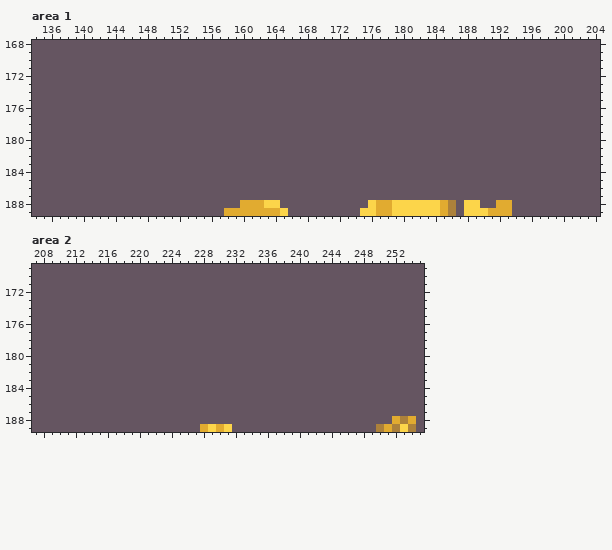
Pixel-art file -- Assets/AngeliA Game/Artwork/Misc/Item.ase. Above: the version before the commit.
256x256 pixels, 1 frame. Colours within 5 levels of each other are drawn and written as one. Shown: area 1: x 134..204, y 168..189; area 2: x 207..255, y 169..189. The commit also changed other parts of the picture, which this record leaves out.
Once edited:
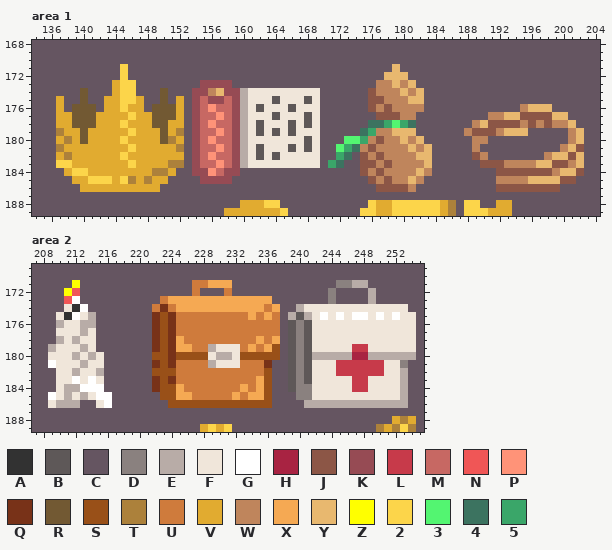
Palette (. is transparent): A #323232  B #5e5858  C #655561  D #8a817f  E #b8aca7  F #f0e6da  G #ffffff  H #a82342  J #8c5646  K #964b54  L #c73a4a  M #c76863  N #f05656  P #ff9378  Q #783218  R #725933  S #995018  T #ac813b  U #cf7b3c  V #e1ab30  W #bf855c  X #f5a953  Y #e8b86f  Z #ffff00  2 #fcd54a  3 #53f571  4 #3c7360  5 #3aa669
Changes in this commit:
Area 1, layer "@Meta #z=35":
y 171: x 145 C -> 2; x 179 C -> Y
y 172: x 145 C -> 2; x 178..180 CCC -> YYY
y 173: x 144..146 CCC -> V22; x 155..158 CCCC -> KKKK; x 177..181 CCCCC -> WWYWY
y 174: x 140 C -> R; x 144..146 CCC -> V22; x 150 C -> R; x 154..169 CCCCCCCCCCCCCCCC -> KKWYKKEFFFFFFFFF; x 176..182 CCCCCCC -> JWWWYWY
y 175: x 137 C -> V; x 140 C -> R; x 143..147 CCCCC -> VV22V; x 150 C -> R; x 152 C -> V; x 154..169 CCCCCCCCCCCCCCCC -> KMKKMKEFFFBFFFBF; x 176..182 CCCCCCC -> JJWWWYY
y 176: x 137 C -> V; x 139..141 CCC -> RRR; x 143..147 CCCCC -> VV2VV; x 149..152 CCCC -> RRRV; x 154..169 CCCCCCCCCCCCCCCC -> KMPMMKEFBFFFBFFF; x 176..182 CCCCCCC -> JWJWWWW; x 195..198 CCCC -> WYYY
y 177: x 137..152 CCCCCCCCCCCCCCCC -> VVRRRVVVV2VVRRRV; x 154..169 CCCCCCCCCCCCCCCC -> KMMPMKEFFFBFFFBF; x 177..181 CCCCC -> JJJWW; x 191..200 CCCCCCCCCC -> WWYYJJJJYY
y 178: x 137..152 CCCCCCCCCCCCCCCC -> VVRRRVVV2VVVRRVV; x 154..169 CCCCCCCCCCCCCCCC -> KMPMMKEFBFFFBFBF; x 176..181 CCCCCC -> 445354; x 189..201 CCCCCCCCCCCCC -> WYJJJJWJWJWWY
y 179: x 137..152 CCCCCCCCCCCCCCCC -> TVVRVVVVV2VVVRVT; x 154..169 CCCCCCCCCCCCCCCC -> KMMPMKEFBFBFBFFF; x 175..181 CCCCCCC -> 45WWYYY; x 188..195 CCCCCCCC -> WJJJWYYY; x 201..202 CC -> WY
y 180: x 137..152 CCCCCCCCCCCCCCCC -> VTVRVVVV2VVVVRTV; x 154..169 CCCCCCCCCCCCCCCC -> KMPMMKEFFFFFFFBF; x 173..182 CCCCCCCCCC -> 335WJWWYWY; x 189..190 CC -> WW; x 201..202 CC -> WY
y 181: x 137..152 CCCCCCCCCCCCCCCC -> TVVVVVVVV2VVVVVT; x 154..169 CCCCCCCCCCCCCCCC -> KMMPMKEFBFFFBFBF; x 172..183 CCCCCCCCCCCC -> 354WJWWWWYWY; x 189 C -> W; x 200..202 CCC -> WYJ
y 182: x 137..152 CCCCCCCCCCCCCCCC -> VTVVVVVV2VVVVVVV; x 154..169 CCCCCCCCCCCCCCCC -> KMPMMKEFBFBFFFFF; x 172..173 CC -> 54; x 175..183 CCCCCCCCC -> JWJWWWWYY; x 189..190 CC -> JW; x 198..202 CCCCC -> WYYJY
y 183: x 137..152 CCCCCCCCCCCCCCCC -> 22VVVVVVV2VVVVTT; x 154..169 CCCCCCCCCCCCCCCC -> KMMPMKEFFFFFFFFF; x 171..172 CC -> 54; x 175..183 CCCCCCCCC -> JJWJWWWWY; x 190..202 CCCCCCCCCCCCC -> JJJWWWWYYJJWY
y 184: x 138..151 CCCCCCCCCCCCCC -> V22VVVVVVVVTTV; x 154..159 CCCCCC -> KKPMKK; x 175..183 CCCCCCCCC -> JWJWWWWYW; x 192..202 CCCCCCCCCCC -> JJJJJJJWYYJ
y 185: x 139..150 CCCCCCCCCCCC -> VV222V2TVTVV; x 155..158 CCCC -> KKKK; x 176..182 CCCCCCC -> JWJWWYW; x 192..201 CCCCCCCCCC -> WWWWYYYYJJ
y 186: x 140..149 CCCCCCCCCC -> VVVVVVVVVV; x 177..181 CCCCC -> JJJJW; x 192..199 CCCCCCCC -> JJJJJJJJ
Area 2, layer "@Meta #z=35":
y 171: x 212 C -> Z; x 227..231 CCCCC -> UUXXX; x 245..248 CCCC -> DDEE
y 172: x 211..212 CC -> ZN; x 227 C -> U; x 231 C -> U; x 244 C -> D; x 249 C -> E
y 173: x 211..212 CC -> NG; x 223..236 CCCCCCCCCCCCCC -> UXXXXXXXXXXXXX; x 244 C -> D; x 249 C -> E
y 174: x 211..213 CCC -> FAG; x 222..237 CCCCCCCCCCCCCCCC -> UQUXXXXXXXXXXXUX; x 240..253 CCCCCCCCCCCCCC -> EFFFFFFFFFFFFF
y 175: x 210..214 CCCCC -> FAGFE; x 222..237 CCCCCCCCCCCCCCCC -> QSQUUUUUUUUUXUXU; x 239..254 CCCCCCCCCCCCCCCC -> EBEFGFGFGGFGFGFF
y 176: x 210..214 CCCCC -> EFFEE; x 222..237 CCCCCCCCCCCCCCCC -> QSQUUUUUUUUUUUUU; x 239..254 CCCCCCCCCCCCCCCC -> BDBFFFFFFFFFFFFF
y 177: x 210..214 CCCCC -> FFFEF; x 222..237 CCCCCCCCCCCCCCCC -> QSQUUUUUUUUUUUUU; x 239..254 CCCCCCCCCCCCCCCC -> BDBFFFFFFFFFFFFF
y 178: x 210..214 CCCCC -> EFEFF; x 222..237 CCCCCCCCCCCCCCCC -> QSQXUUUUUUUUUXUX; x 239..254 CCCCCCCCCCCCCCCC -> BDBFFFFFFFFFFFFF
y 179: x 209..214 CCCCCC -> EFFFEF; x 222..237 CCCCCCCCCCCCCCCC -> QSQXXUUEFFFUXUXS; x 239..254 CCCCCCCCCCCCCCCC -> BDBFFFFFLLFFFFFF
y 180: x 209..215 CCCCCCC -> FFFEFEF; x 222..237 CCCCCCCCCCCCCCCC -> SSQSSSSFEEFSSSSS; x 239..254 CCCCCCCCCCCCCCCC -> BDBEEEEEHHEEEEEE
y 181: x 209..215 CCCCCCC -> GFFFEFF; x 222..236 CCCCCCCCCCCCCCC -> QSQUUUUEFFFUUUQ; x 239..253 CCCCCCCCCCCCCCC -> BDBFFFLLLLLLFFD
y 182: x 210..215 CCCCCC -> FFEFFE; x 222..236 CCCCCCCCCCCCCCC -> SSSUUUUUUUUUUUS; x 239..253 CCCCCCCCCCCCCCC -> BDBFFFLLLLLLFFE
y 183: x 210..215 CCCCCC -> FFGFGF; x 222..236 CCCCCCCCCCCCCCC -> QSQUUUUUUUUUUXS; x 239..253 CCCCCCCCCCCCCCC -> BDBFFFFFLLFFFFE
y 184: x 210..215 CCCCCC -> FEEGGG; x 222..236 CCCCCCCCCCCCCCC -> QSSXUUUUUUUXUXS; x 239..253 CCCCCCCCCCCCCCC -> BDDFFFFFLLFFFFE
y 185: x 209..216 CCCCCCCC -> GFEFEFGG; x 223..236 CCCCCCCCCCCCCC -> SSXXUUUUUXUXXS; x 240..253 CCCCCCCCCCCCCC -> DDFFFFFFFFFFFE
y 186: x 209..212 CCCC -> FEEE; x 215..216 CC -> FG; x 224..236 CCCCCCCCCCCCC -> SSSSSSSSSSSSS; x 241..253 CCCCCCCCCCCCC -> EEEEEEEEEEEEE
Boxes around the changes in both pictures, in picture pixels (x1, y1, x2, y2):
changed: (56, 64, 432, 192)
changed: (464, 104, 584, 192)
changed: (48, 280, 112, 408)
changed: (152, 280, 416, 408)
